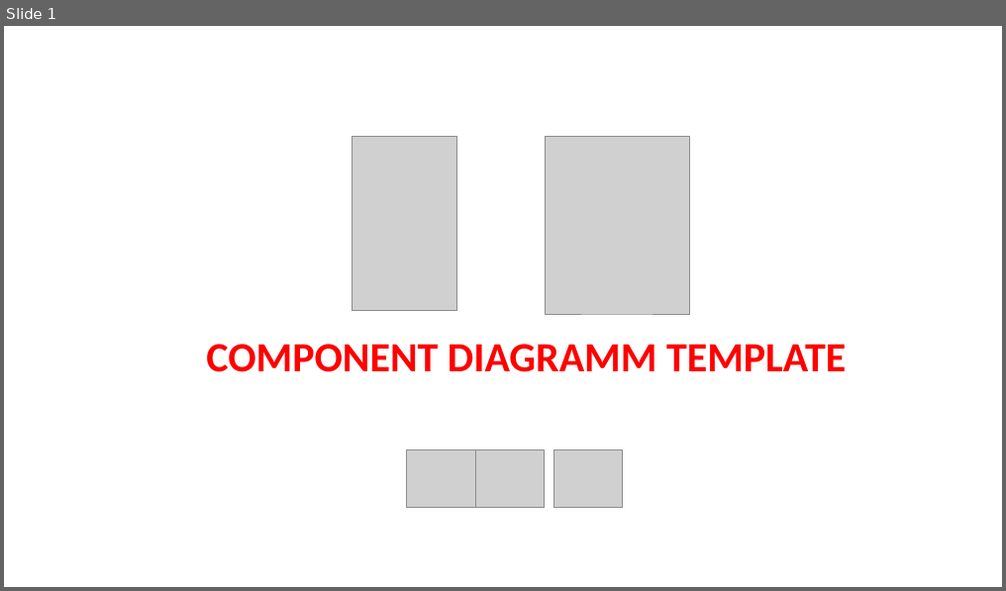
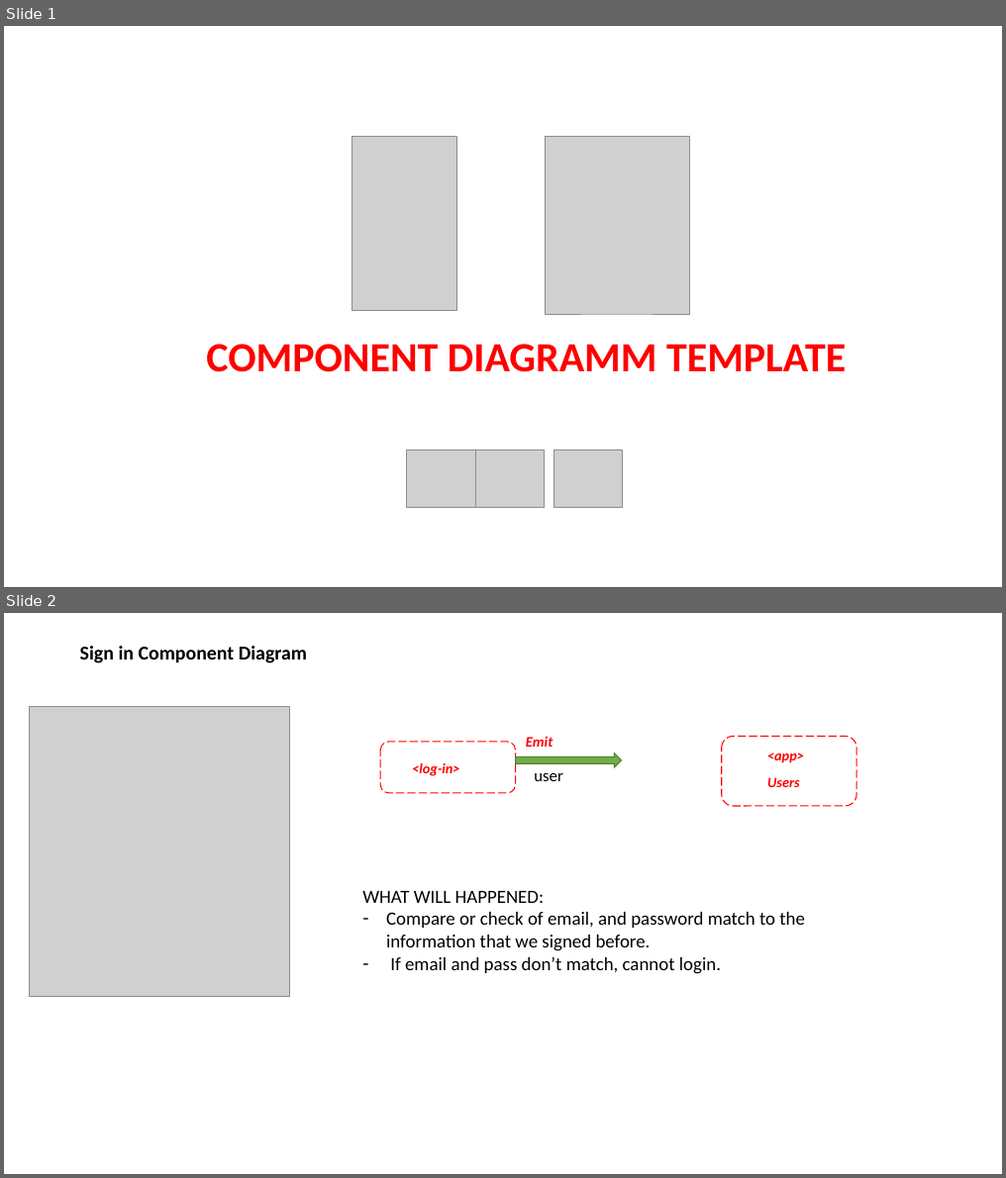
Before and after one commit to pnc-virtual-company/2021-G7-V2-PART1, a slide deck: docs/COMPONENT-DIAGRAM.pptx. Shown one above the other, each under a label of ours: slide 1 before the commit, slides 1 and 2 after it. The pictures are 1006x591 and 1006x1178 pixels, drawn with LibreOffice and Linux fonts; fonts in the diff are those of the drawing; grey boxes stand for pictures. Boxes give left, top, right and bottom in pixels: in the first picture for what was removed or moved away, otherwise in the second. Text is boxed around its words. In the diff, an @@ line names an element or a change of style, - is before the commit and + after.

```diff
--- a/docs/COMPONENT-DIAGRAM.pptx
+++ b/docs/COMPONENT-DIAGRAM.pptx
@@ slide 2 added at (x1=4, y1=613, x2=1002, y2=1174), background #FFFFFF @@
@@ text added at (x1=80, y1=646, x2=307, y2=663), 18.9 pt, text #000000, bold @@
+Sign in Component Diagram
@@ picture added at (x1=30, y1=707, x2=290, y2=995) @@
@@ rounded rectangle added at (x1=380, y1=742, x2=515, y2=793), outline #FF0000 1 pt dashed @@
@@ down arrow added at (x1=516, y1=753, x2=622, y2=767), fill #70AD47, outline #538035 1 pt @@
@@ text added at (x1=526, y1=736, x2=553, y2=747), 14 pt, text #FF0000, bold, italic @@
+Emit
@@ rounded rectangle added at (x1=722, y1=737, x2=856, y2=806), outline #FF0000 1 pt dashed @@
@@ text added at (x1=767, y1=753, x2=804, y2=763), 13.7 pt, text #FF0000, bold, italic @@
+<app>
@@ text added at (x1=412, y1=763, x2=459, y2=776), 13.7 pt, text #FF0000, bold, italic @@
+<log-in>
@@ text added at (x1=534, y1=773, x2=563, y2=781), 16 pt, text #000000 @@
+user
@@ text added at (x1=767, y1=777, x2=800, y2=787), 13.7 pt, text #FF0000, bold, italic @@
+Users
@@ text added at (x1=362, y1=891, x2=805, y2=974), 18 pt, text #000000 @@
+WHAT WILL HAPPENED:
+– Compare or check of email, and password match to the information that we signed before.
+– If email and pass don’t match, cannot login.
```
Also in this commit, not shown: 1 other slide added, 2 slides removed, 1 other file.
